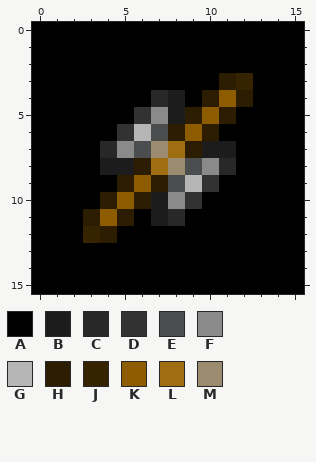
File history of a pixel-art sprite, public/favicon-16x16.png. Above, as it was before the edit.
The file is 16x16 pixels. Colours within 5 levels of each other are drawn and written as one.
Palette (. is transparent): A #000000  B #1c1c1c  C #282828  D #323232  E #4b4d4f  F #8a8a8a  G #b6b6b6  H #2d1d00  J #362300  K #8e5c00  L #9f6d12  M #9c8c6f
Pixels before, first column x 0:
 0 AAAAAAAAAAAAAAAA
 1 AAAAAAAAAAAAAAAA
 2 AAAAAAAAAAAAAAAA
 3 AAAAAAAAAAAHJAAA
 4 AAAAAAACBAHKHAAA
 5 AAAAAADFBHKHAAAA
 6 AAAAADGEHKHAAAAA
 7 AAAACFEMLHBBAAAA
 8 AAAABBHLMEFCAAAA
 9 AAAAAHKHEGDAAAAA
10 AAAAHKHBFDAAAAAA
11 AAAHKHABCAAAAAAA
12 AAAJHAAAAAAAAAAA
13 AAAAAAAAAAAAAAAA
14 AAAAAAAAAAAAAAAA
15 AAAAAAAAAAAAAAAA
After:
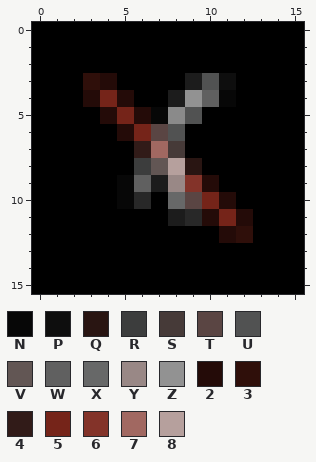
Colours new in this view: N #070707  P #0e0e0e  Q #291512  R #3c3d3d  S #463a38  T #5a4543  U #515252  V #625654  W #606060  X #676868  Y #998886  Z #929292  2 #240b08  3 #2f0f0a  4 #311b18  5 #752419  6 #833329  7 #a16861  8 #b6a09d
The edit:
The edit turns colour A into colour 2 in row 3 at x 4; in row 4 at x 3 and 5; in row 5 at x 4; in row 10 at x 11; in row 11 at x 10 and 12; in row 12 at x 11.
The edit turns colour D into colour 2 in row 5 at x 6; in row 6 at x 5; in row 9 at x 10.
The edit turns colour A into colour 3 in row 3 at x 3; in row 12 at x 12.
The edit turns colour E into colour 4 in row 7 at x 6.
The edit turns colour A into colour 5 in row 4 at x 4; in row 5 at x 5; in row 10 at x 10; in row 11 at x 11.
The edit turns colour G into colour 5 in row 6 at x 6.
The edit turns colour G into colour 6 in row 9 at x 9.
The edit turns colour M into colour 7 in row 7 at x 7.
The edit turns colour M into colour 8 in row 8 at x 8.
The edit turns colour B into colour A in row 7 at x 10 to 11; in row 8 at x 4 to 5; in rows 10 to 11 at x 7.
The edit turns colour C into colour A in row 4 at x 7; in row 7 at x 4; in row 8 at x 11.
The edit turns colour F into colour A in row 7 at x 5; in row 8 at x 10.
The edit turns colour H into colour A in row 4 at x 12; in row 5 at x 11; in row 6 at x 10; in row 7 at x 9; in row 10 at x 4; in row 11 at x 3 and 5.
The edit turns colour H into colour A in row 12 at x 4.
The edit turns colour J into colour A in row 3 at x 12; in row 12 at x 3.
The edit turns colour K into colour A in row 5 at x 10; in row 6 at x 9; in row 11 at x 4.
The edit turns colour A into colour B in row 3 at x 9.
The edit turns colour C into colour B in row 11 at x 8.
The edit turns colour H into colour B in row 9 at x 7.
The edit turns colour A into colour C in row 11 at x 9.
The edit turns colour H into colour C in row 10 at x 6.
The edit turns colour B into colour F in row 5 at x 8.
The edit turns colour F into colour N in row 5 at x 7.
The edit turns colour H into colour N in row 9 at x 5.
The edit turns colour K into colour N in row 4 at x 11; in row 10 at x 5.
The edit turns colour H into colour P in row 3 at x 11.
The edit turns colour E into colour Q in row 8 at x 9.
The edit turns colour H into colour R in row 8 at x 6.
The edit turns colour L into colour S in row 7 at x 8.
The edit turns colour D into colour T in row 10 at x 9.
The edit turns colour E into colour T in row 6 at x 7.
The edit turns colour A into colour U in row 3 at x 10.
The edit turns colour H into colour U in row 5 at x 9; in row 6 at x 8.
The edit turns colour L into colour V in row 8 at x 7.
The edit turns colour H into colour W in row 4 at x 10.
The edit turns colour K into colour W in row 9 at x 6.
The edit turns colour F into colour X in row 10 at x 8.
The edit turns colour E into colour Y in row 9 at x 8.
The edit turns colour A into colour Z in row 4 at x 9.
Boxes around the changes in both pictures, in picture pixels (x1, y1, x2, y2):
changed: (83, 73, 253, 243)
